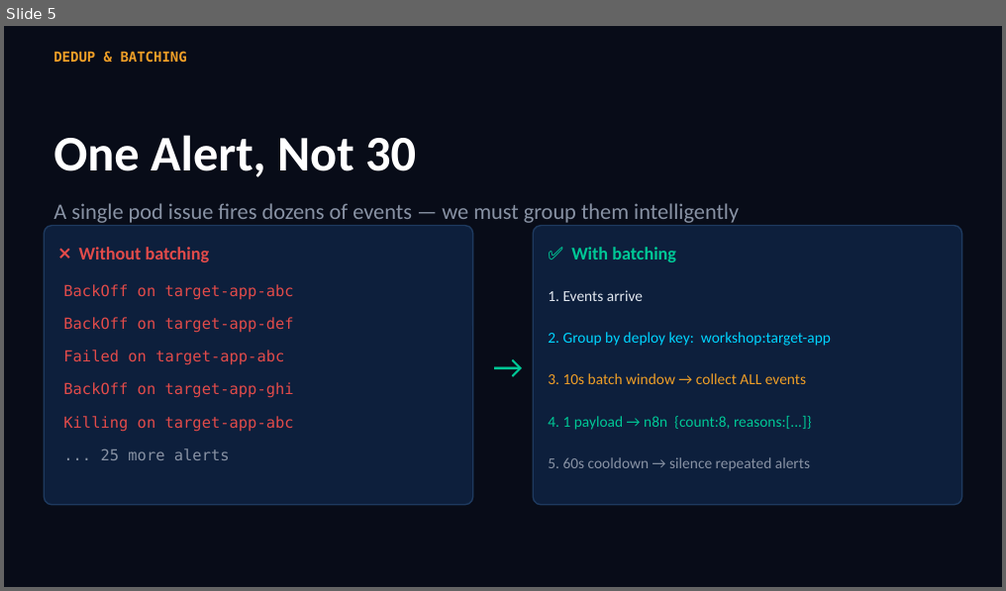
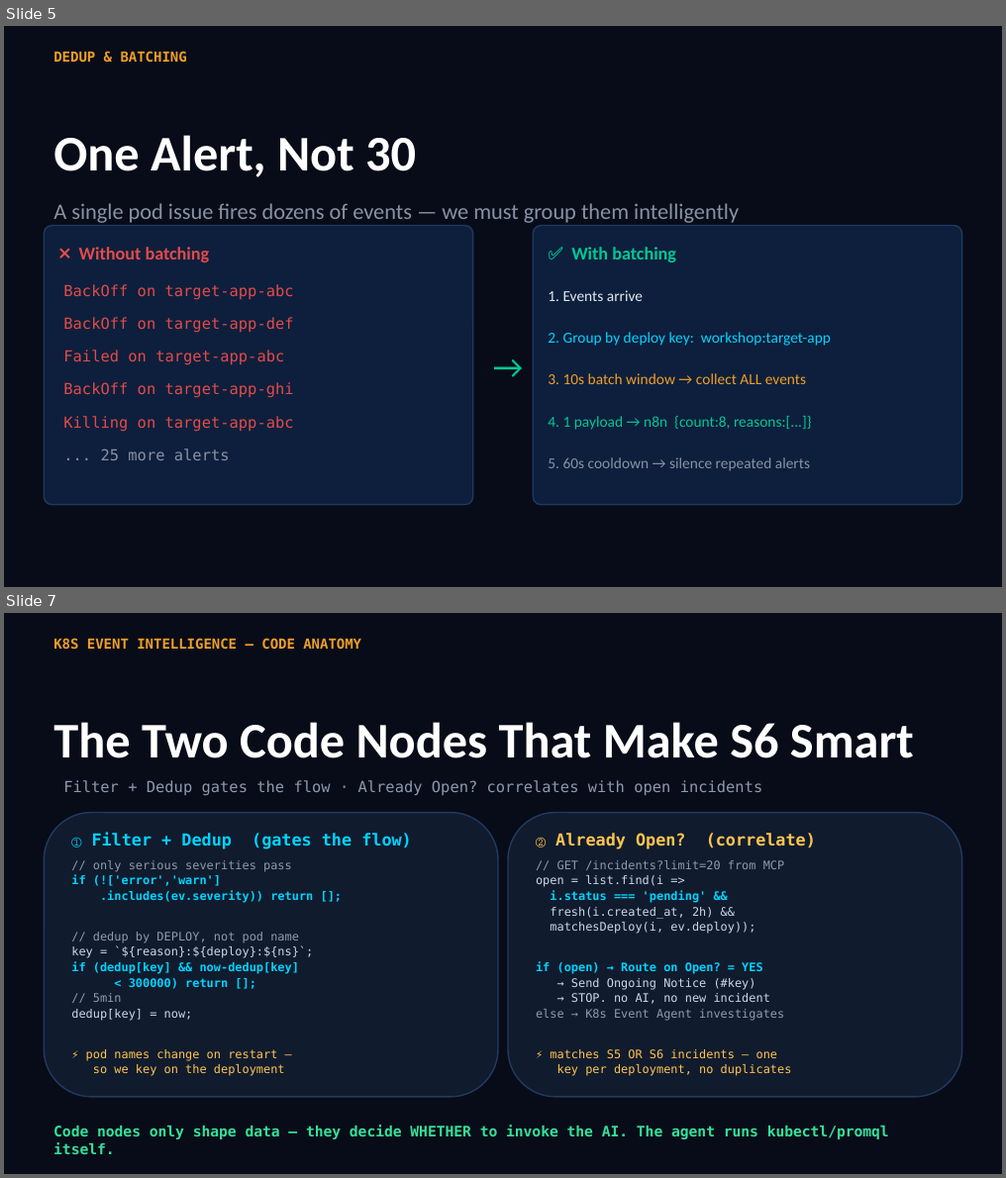
Before and after one commit to yanivomc/n8nWorkShop, a slide deck: slides/clawops-s6-k8s-event-intelligence.pptx. Shown one above the other, each under a label of ours: slide 5 before the commit, slides 5 and 7 after it; the slides between them are not shown. The pictures are 1006x591 and 1006x1178 pixels, drawn with LibreOffice and Linux fonts; fonts in the diff are those of the drawing. Boxes give left, top, right and bottom in pixels: in the first picture for what was removed or moved away, otherwise in the second. Text is boxed around its words. In the diff, an @@ line names an element or a change of style, - is before the commit and + after.

```diff
--- a/slides/clawops-s6-k8s-event-intelligence.pptx
+++ b/slides/clawops-s6-k8s-event-intelligence.pptx
@@ slide 7 added at <box>4,613,1002,1174</box>, background #FFFFFF @@
@@ rectangle added at <box>4,613,1002,1173</box>, fill #080C18 @@
@@ text added at <box>54,638,361,650</box>, 10 pt, text #EF9F27, bold @@
+K8S EVENT INTELLIGENCE — CODE ANATOMY
@@ text added at <box>54,722,914,759</box>, 36 pt, text #FFFFFF, bold @@
+The Two Code Nodes That Make S6 Smart
@@ text added at <box>63,780,763,795</box>, 11 pt, text #8C9AB0 @@
+Filter + Dedup gates the flow · Already Open? correlates with open incidents
@@ rounded rectangle added at <box>44,813,498,1097</box>, fill #101B2E, outline #213A5E 1 pt @@
@@ rounded rectangle added at <box>508,813,962,1097</box>, fill #101B2E, outline #213A5E 1 pt @@
@@ text added at <box>71,833,411,1076</box>, 8.5 pt, text #00D4FF @@
+① Filter + Dedup (gates the flow)
+// only serious severities pass
+if (!['error','warn']
+.includes(ev.severity)) return [];
+// dedup by DEPLOY, not pod name
+key = `${reason}:${deploy}:${ns}`;
+if (dedup[key] && now-dedup[key]
+< 300000) return [];
+// 5min
+dedup[key] = now;
+⚡ pod names change on restart —
+so we key on the deployment
@@ text added at <box>536,833,816,1076</box>, 8.5 pt, text #CBD6E6 @@
+② Already Open? (correlate)
+// GET /incidents?limit=20 from MCP
+open = list.find(i =>
+i.status === 'pending' &&
+fresh(i.created_at, 2h) &&
+matchesDeploy(i, ev.deploy));
+if (open) → Route on Open? = YES
+→ Send Ongoing Notice (#key)
+→ STOP. no AI, no new incident
+else → K8s Event Agent investigates
+⚡ matches S5 OR S6 incidents — one
+key per deployment, no duplicates
@@ text added at <box>54,1125,889,1155</box>, 10.5 pt, text #35E09A, bold @@
+Code nodes only shape data — they decide WHETHER to invoke the AI. The agent runs kubectl/promql itself.
```
Also in this commit, not shown: 2 slides changed, 2 other files.
